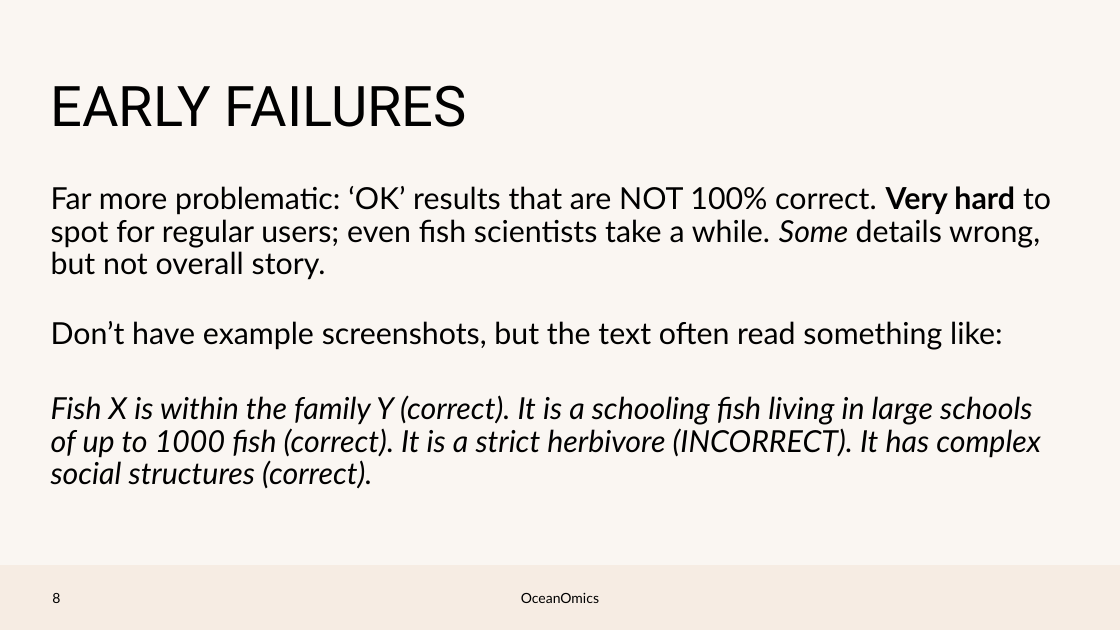
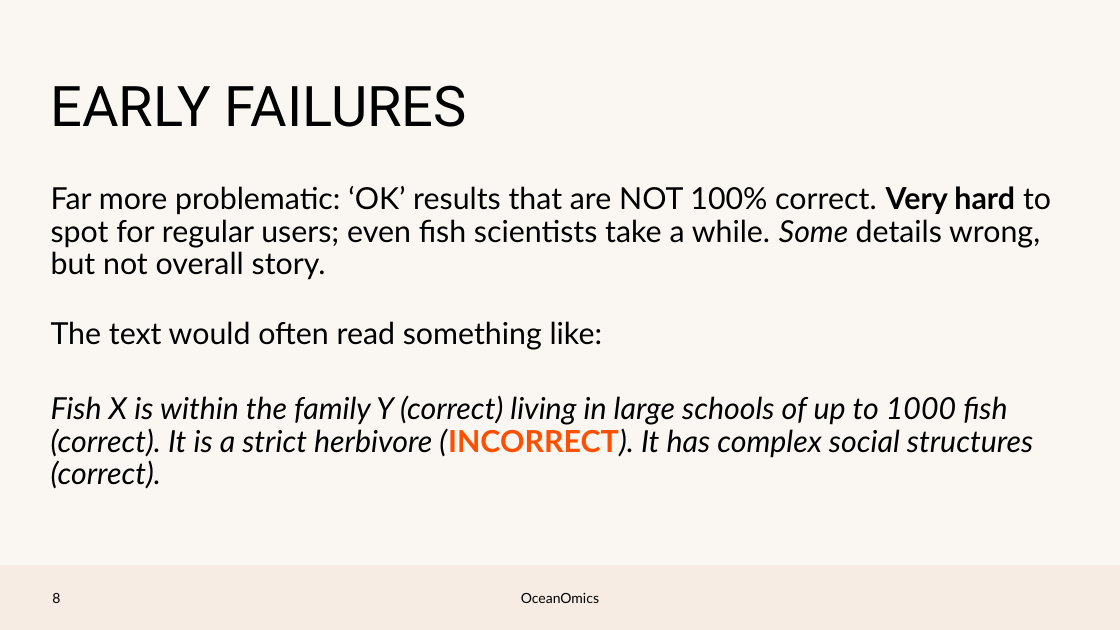
Before and after one commit to pmlg/June2023_LLM_repo, a slide deck: slide 7 of PMLG talk.pptx. Drawn at 1120x630 pixels with LibreOffice and Linux fonts; fonts in the diff are those of the drawing; background and template pictures are left out. Boxes give left, top, right and bottom in pixels: in the first picture for what was removed or moved away, otherwise in the second. Text is boxed around its words. In the diff, an @@ line names an element or a change of style, - is before the commit and + after.

```diff
--- a/PMLG talk.pptx
+++ b/PMLG talk.pptx
@@ text at [51,321,1033,489]: text changed @@
-Don’t have example screenshots, but the text often read something like:
-Fish X is within the family Y (correct). It is a schooling fish living in large schools of up to 1000 fish (correct). It is a strict herbivore (INCORRECT). It has complex social structures (correct).
+The text would often read something like:
+Fish X is within the family Y (correct) living in large schools of up to 1000 fish (correct). It is a strict herbivore (INCORRECT). It has complex social structures (correct).
```
Also in this commit, not shown: 13 other slides changed, 1 slide added.
